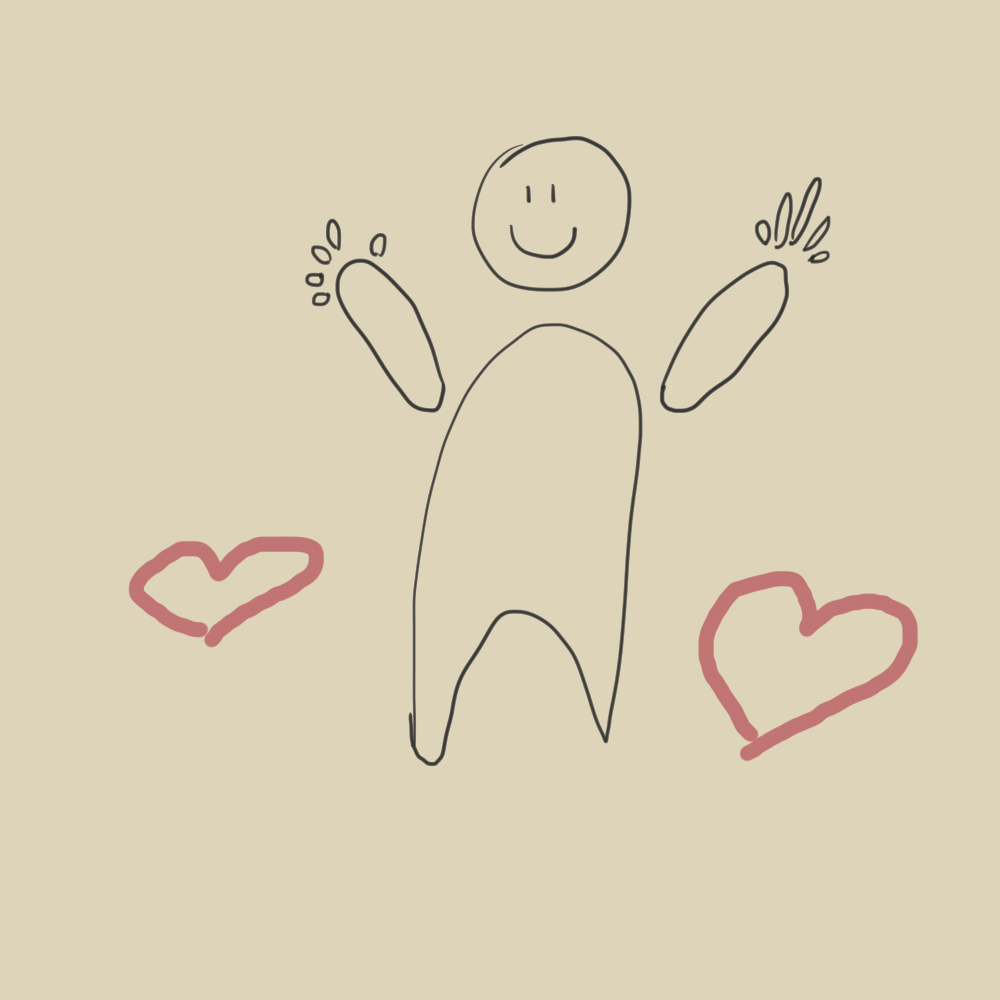
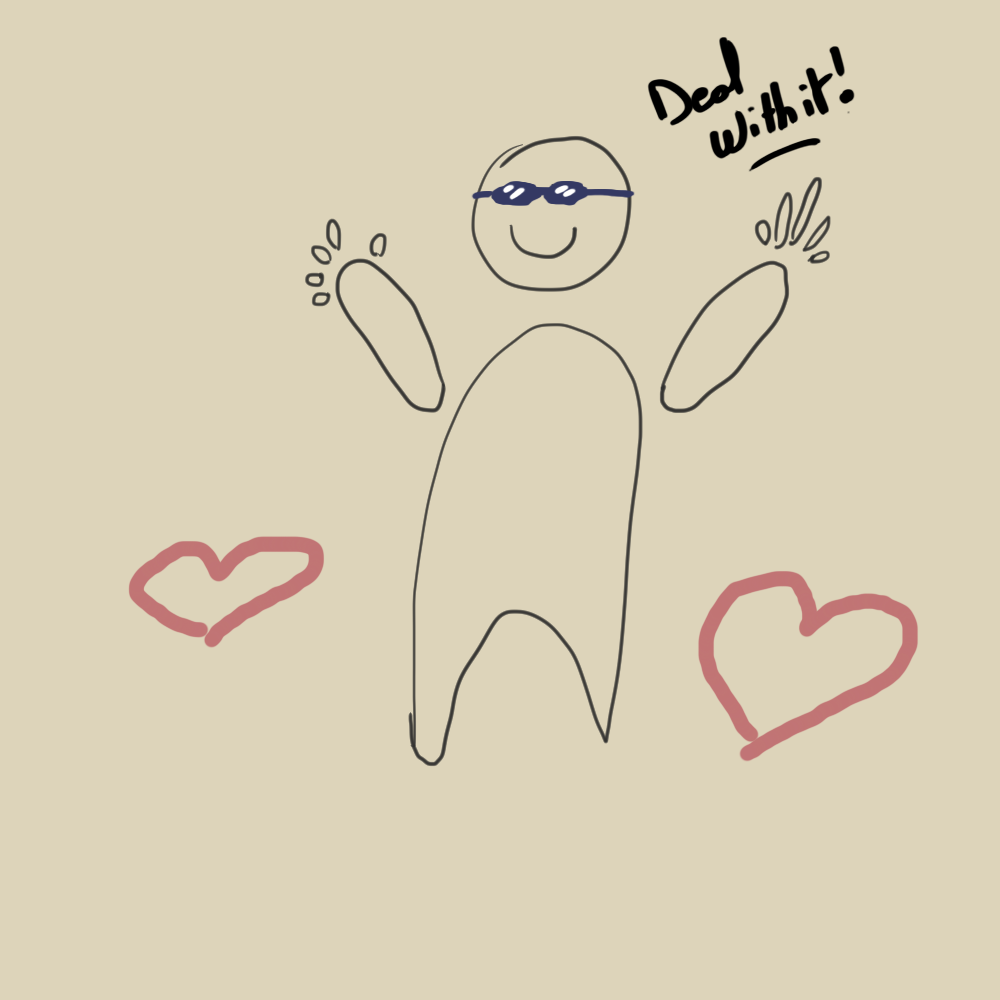
Layered file, before and after one edit (1000×1000). Changes by layer:
added layer "Layer 2" above "Calque 1" over [471, 37, 855, 206]
